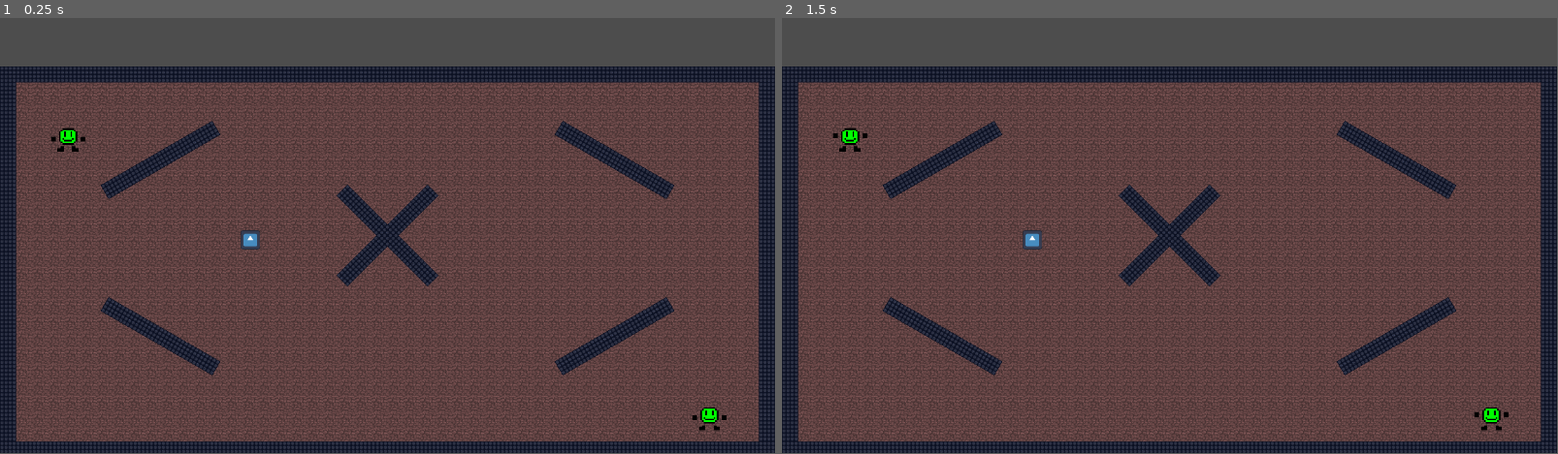
Above: before the commit, frames 1-2 (left to right).
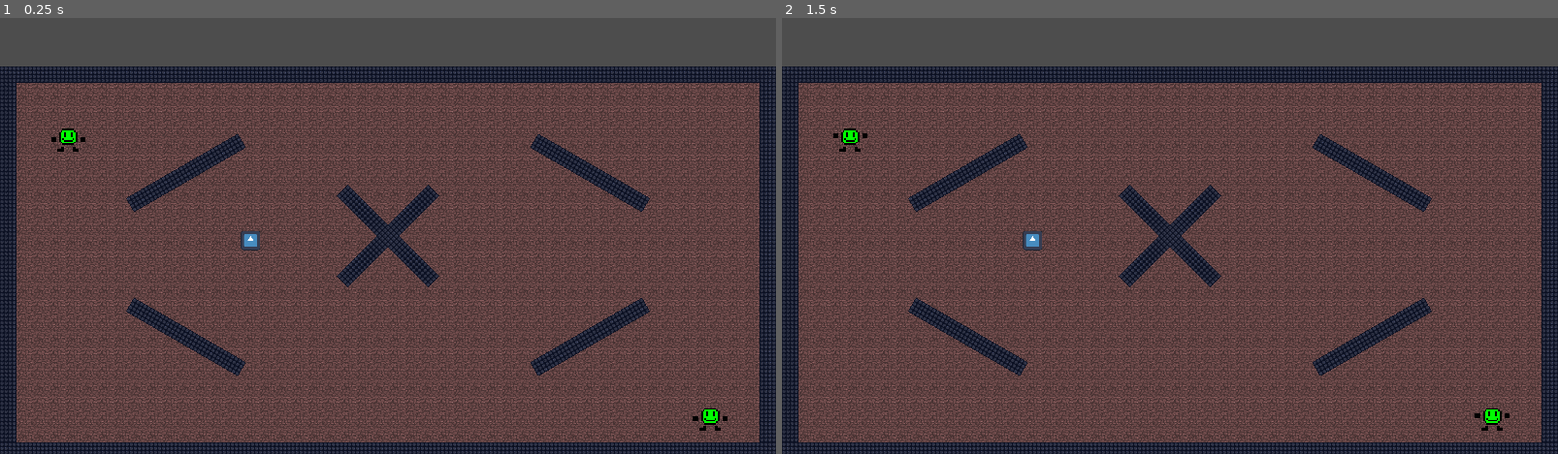
Above: after the commit, the same moments.

Repository: tillmii/Shootjective
Game: Godot game, scene res://main/main.tscn
Two runs of this game, one before a commit and one after it. Both use one fixed random seed, a clock stepped at 60 frames per second and the inputs below. The engine's default icon, where the game draws it, is replaced by a stand-in: a white triangle on a blue panel in a dark square.
Inputs:
- Up to frame 1 (0.25 s): no input
- Up to frame 2 (1.5 s): tap Enter at 0.5 s; tap Space at 1.25 s
The window is 799x449 before the commit and 800x450 after it. Grey fills any space a smaller window leaves; there, only what the larger window draws over its background counts as a difference.

The runs differ from the first frame. In frame 1, 20% of the frame differs, in the area x 0-100%, y 0-100%; in frame 2, 20%.

Commit message:
Changed level layout + project setting (fullscreen, new shooting controls)

Diff:
--- a/main/main.tscn
+++ b/main/main.tscn
@@ -95,7 +95,7 @@
 [node name="Obstacles" type="Node2D" parent="."]
 
 [node name="Obstacle" type="StaticBody2D" parent="Obstacles"]
-position = Vector2(450, 200)
+position = Vector2(400, 200)
 rotation = -0.523599
 
 [node name="CollisionShape2D" type="CollisionShape2D" parent="Obstacles/Obstacle"]
@@ -107,7 +107,7 @@
 layer_0/tile_data = PackedInt32Array(-8, 0, 0, 65528, 0, 1, -7, 65536, 0, 65529, 65536, 1, -6, 0, 0, 65530, 0, 1, -5, 6 …(349 unchanged characters)…
 
 [node name="Obstacle2" type="StaticBody2D" parent="Obstacles"]
-position = Vector2(-450, 200)
+position = Vector2(-400, 200)
 rotation = 0.523599
 
 [node name="CollisionShape2D" type="CollisionShape2D" parent="Obstacles/Obstacle2"]
@@ -119,7 +119,7 @@
 layer_0/tile_data = PackedInt32Array(-8, 0, 0, 65528, 0, 1, -7, 65536, 0, 65529, 65536, 1, -6, 0, 0, 65530, 0, 1, -5, 6 …(349 unchanged characters)…
 
 [node name="Obstacle3" type="StaticBody2D" parent="Obstacles"]
-position = Vector2(450, -150)
+position = Vector2(400, -125)
 rotation = 0.523599
 
 [node name="CollisionShape2D" type="CollisionShape2D" parent="Obstacles/Obstacle3"]
@@ -131,7 +131,7 @@
 layer_0/tile_data = PackedInt32Array(-8, 0, 0, 65528, 0, 1, -7, 65536, 0, 65529, 65536, 1, -6, 0, 0, 65530, 0, 1, -5, 6 …(349 unchanged characters)…
 
 [node name="Obstacle4" type="StaticBody2D" parent="Obstacles"]
-position = Vector2(-450, -150)
+position = Vector2(-400, -125)
 rotation = -0.523599
 
 [node name="CollisionShape2D" type="CollisionShape2D" parent="Obstacles/Obstacle4"]
@@ -144,7 +144,6 @@
 
 [node name="Obstacle5" type="StaticBody2D" parent="Obstacles"]
 rotation = 0.785398
-scale = Vector2(1, 1)
 
 [node name="CollisionShape2D" type="CollisionShape2D" parent="Obstacles/Obstacle5"]
 shape = SubResource("RectangleShape2D_8iknq")
@@ -156,7 +155,6 @@
 
 [node name="Obstacle6" type="StaticBody2D" parent="Obstacles"]
 rotation = -0.785398
-scale = Vector2(1, 1)
 
 [node name="CollisionShape2D" type="CollisionShape2D" parent="Obstacles/Obstacle6"]
 shape = SubResource("RectangleShape2D_8iknq")
--- a/player/shooter.gd
+++ b/player/shooter.gd
@@ -16,13 +16,13 @@
 
 # Called every frame. 'delta' is the elapsed time since the previous frame.
 func _process(delta):
-	if Input.get_action_strength(player_index + "_shoot") == 1:
+	if Input.get_action_strength(player_index + "_shoot_right") - Input.get_action_strength(player_index + "_shoot_left") - Input.get_action_strength(player_index + "_shoot_up") - Input.get_action_strength(player_index + "_shoot_down"):
 		_fire()
 
 func get_input():
 	var input = Vector2.ZERO
-	input.x = Input.get_action_strength(player_index + "_aim_right") - Input.get_action_strength(player_index + "_aim_left")
-	input.y = Input.get_action_strength(player_index + "_aim_down") - Input.get_action_strength(player_index + "_aim_up")
+	input.x = Input.get_action_strength(player_index + "_shoot_right") - Input.get_action_strength(player_index + "_shoot_left")
+	input.y = Input.get_action_strength(player_index + "_shoot_down") - Input.get_action_strength(player_index + "_shoot_up")
 	return input.normalized()
 
 func _fire():
--- a/project.godot
+++ b/project.godot
@@ -15,49 +15,53 @@
 config/features=PackedStringArray("4.2", "GL Compatibility")
 config/icon="res://icon.svg"
 
+[display]
+
+window/stretch/mode="canvas_items"
+
 [input]
 
 p1_move_left={
-"deadzone": 0.5,
+"deadzone": 0.2,
 "events": [Object(InputEventKey,"resource_local_to_scene":false,"resource_name":"","device":-1,"window_id":0,"alt_press …(194 unchanged characters)…
 , Object(InputEventJoypadMotion,"resource_local_to_scene":false,"resource_name":"","device":0,"axis":0,"axis_value":-1.0,"script":null)
 ]
 }
 p1_move_right={
-"deadzone": 0.5,
+"deadzone": 0.2,
 "events": [Object(InputEventKey,"resource_local_to_scene":false,"resource_name":"","device":-1,"window_id":0,"alt_press …(194 unchanged characters)…
 , Object(InputEventJoypadMotion,"resource_local_to_scene":false,"resource_name":"","device":0,"axis":0,"axis_value":1.0,"script":null)
 ]
 }
 p1_move_up={
-"deadzone": 0.5,
+"deadzone": 0.2,
 "events": [Object(InputEventKey,"resource_local_to_scene":false,"resource_name":"","device":-1,"window_id":0,"alt_press …(194 unchanged characters)…
 , Object(InputEventJoypadMotion,"resource_local_to_scene":false,"resource_name":"","device":0,"axis":1,"axis_value":-1.0,"script":null)
 ]
 }
 p1_move_down={
-"deadzone": 0.5,
+"deadzone": 0.2,
 "events": [Object(InputEventKey,"resource_local_to_scene":false,"resource_name":"","device":-1,"window_id":0,"alt_press …(182 unchanged characters)…
 , Object(InputEventJoypadMotion,"resource_local_to_scene":false,"resource_name":"","device":0,"axis":1,"axis_value":1.0,"script":null)
 ]
 }
 p2_move_left={
-"deadzone": 0.5,
+"deadzone": 0.2,
 "events": [Object(InputEventJoypadMotion,"resource_local_to_scene":false,"resource_name":"","device":1,"axis":0,"axis_value":-1.0,"script":null)
 ]
 }
 p2_move_right={
-"deadzone": 0.5,
+"deadzone": 0.2,
 "events": [Object(InputEventJoypadMotion,"resource_local_to_scene":false,"resource_name":"","device":1,"axis":0,"axis_value":1.0,"script":null)
 ]
 }
 p2_move_up={
-"deadzone": 0.5,
+"deadzone": 0.2,
 "events": [Object(InputEventJoypadMotion,"resource_local_to_scene":false,"resource_name":"","device":1,"axis":1,"axis_value":-1.0,"script":null)
 ]
 }
 p2_move_down={
-"deadzone": 0.5,
+"deadzone": 0.2,
 "events": [Object(InputEventJoypadMotion,"resource_local_to_scene":false,"resource_name":"","device":1,"axis":1,"axis_value":1.0,"script":null)
 ]
 }
@@ -92,60 +96,58 @@
 "events": [Object(InputEventJoypadMotion,"resource_local_to_scene":false,"resource_name":"","device":1,"axis":5,"axis_value":1.0,"script":null)
 ]
 }
-p1_aim_left={
-"deadzone": 0.5,
+p1_shoot_left={
+"deadzone": 0.2,
 "events": [Object(InputEventJoypadMotion,"resource_local_to_scene":false,"resource_name":"","device":0,"axis":2,"axis_value":-1.0,"script":null)
 , Object(InputEventKey,"resource_local_to_scene":false,"resource_name":"","device":-1,"window_id":0,"alt_pressed":false,"shift_pressed":false,"ctrl_pressed":false,"meta_pressed":false,"pressed":false,"keycode":0,"physical_keycode":65,"key_label":0,"unicode":97,"echo":false,"script":null)
 ]
 }
-p1_aim_right={
-"deadzone": 0.5,
+p1_shoot_right={
+"deadzone": 0.2,
 "events": [Object(InputEventJoypadMotion,"resource_local_to_scene":false,"resource_name":"","device":0,"axis":2,"axis_value":1.0,"script":null)
 , Object(InputEventKey,"resource_local_to_scene":false,"resource_name":"","device":-1,"window_id":0,"alt_pressed":false,"shift_pressed":false,"ctrl_pressed":false,"meta_pressed":false,"pressed":false,"keycode":0,"physical_keycode":68,"key_label":0,"unicode":100,"echo":false,"script":null)
 ]
 }
-p1_aim_up={
-"deadzone": 0.5,
+p1_shoot_up={
+"deadzone": 0.2,
 "events": [Object(InputEventJoypadMotion,"resource_local_to_scene":false,"resource_name":"","device":0,"axis":3,"axis_value":-1.0,"script":null)
 , Object(InputEventKey,"resource_local_to_scene":false,"resource_name":"","device":-1,"window_id":0,"alt_pressed":false,"shift_pressed":false,"ctrl_pressed":false,"meta_pressed":false,"pressed":false,"keycode":0,"physical_keycode":87,"key_label":0,"unicode":119,"echo":false,"script":null)
 ]
 }
-p1_aim_down={
-"deadzone": 0.5,
+p1_shoot_down={
+"deadzone": 0.2,
 "events": [Object(InputEventJoypadMotion,"resource_local_to_scene":false,"resource_name":"","device":0,"axis":3,"axis_value":1.0,"script":null)
 , Object(InputEventKey,"resource_local_to_scene":false,"resource_name":"","device":-1,"window_id":0,"alt_pressed":false,"shift_pressed":false,"ctrl_pressed":false,"meta_pressed":false,"pressed":false,"keycode":0,"physical_keycode":83,"key_label":0,"unicode":115,"echo":false,"script":null)
 ]
 }
-p2_aim_left={
-"deadzone": 0.5,
+p2_shoot_left={
+"deadzone": 0.2,
 "events": [Object(InputEventJoypadMotion,"resource_local_to_scene":false,"resource_name":"","device":1,"axis":2,"axis_value":-1.0,"script":null)
 ]
 }
-p2_aim_right={
-"deadzone": 0.5,
+p2_shoot_right={
+"deadzone": 0.2,
 "events": [Object(InputEventJoypadMotion,"resource_local_to_scene":false,"resource_name":"","device":1,"axis":2,"axis_value":1.0,"script":null)
 ]
 }
-p2_aim_up={
-"deadzone": 0.5,
+p2_shoot_up={
+"deadzone": 0.2,
 "events": [Object(InputEventJoypadMotion,"resource_local_to_scene":false,"resource_name":"","device":1,"axis":3,"axis_value":-1.0,"script":null)
 ]
 }
-p2_aim_down={
-"deadzone": 0.5,
+p2_shoot_down={
+"deadzone": 0.2,
 "events": [Object(InputEventJoypadMotion,"resource_local_to_scene":false,"resource_name":"","device":1,"axis":3,"axis_value":1.0,"script":null)
 ]
 }
 p1_shoot={
 "deadzone": 0.5,
-"events": [Object(InputEventJoypadMotion,"resource_local_to_scene":false,"resource_name":"","device":0,"axis":5,"axis_value":1.0,"script":null)
-, Object(InputEventKey,"resource_local_to_scene":false,"resource_name":"","device":-1,"window_id":0,"alt_pressed":false,"shift_pressed":false,"ctrl_pressed":false,"meta_pressed":false,"pressed":false,"keycode":0,"physical_keycode":32,"key_label":0,"unicode":32,"echo":false,"script":null)
+"events": [Object(InputEventKey,"resource_local_to_scene":false,"resource_name":"","device":-1,"window_id":0,"alt_pressed":false,"shift_pressed":false,"ctrl_pressed":false,"meta_pressed":false,"pressed":false,"keycode":0,"physical_keycode":32,"key_label":0,"unicode":32,"echo":false,"script":null)
 ]
 }
 p2_shoot={
 "deadzone": 0.5,
-"events": [Object(InputEventJoypadMotion,"resource_local_to_scene":false,"resource_name":"","device":1,"axis":5,"axis_value":1.0,"script":null)
-]
+"events": []
 }
 
 [layer_names]
Not shown: 1 places in player/player.tscn that only renumber resources
